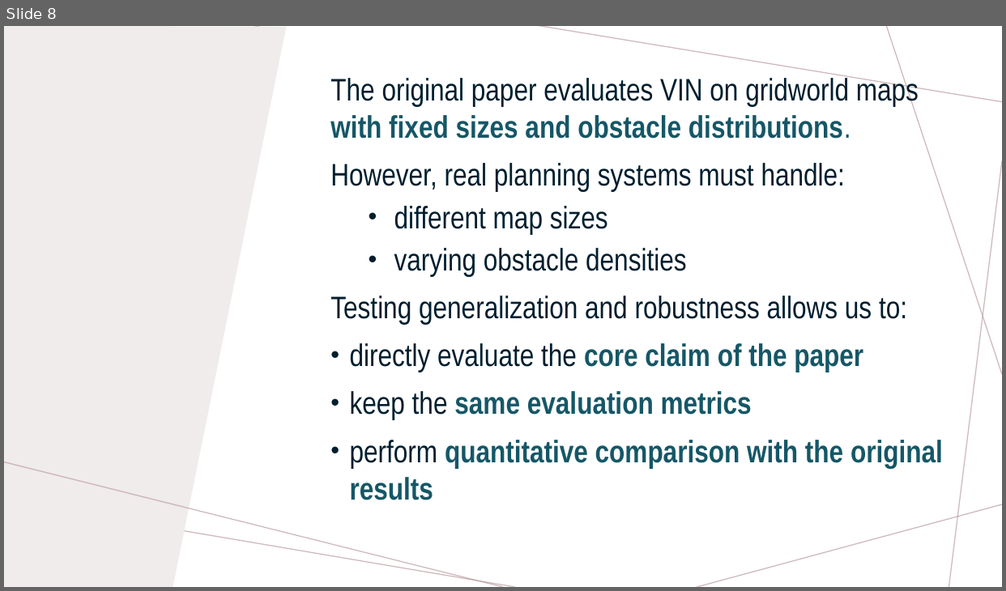
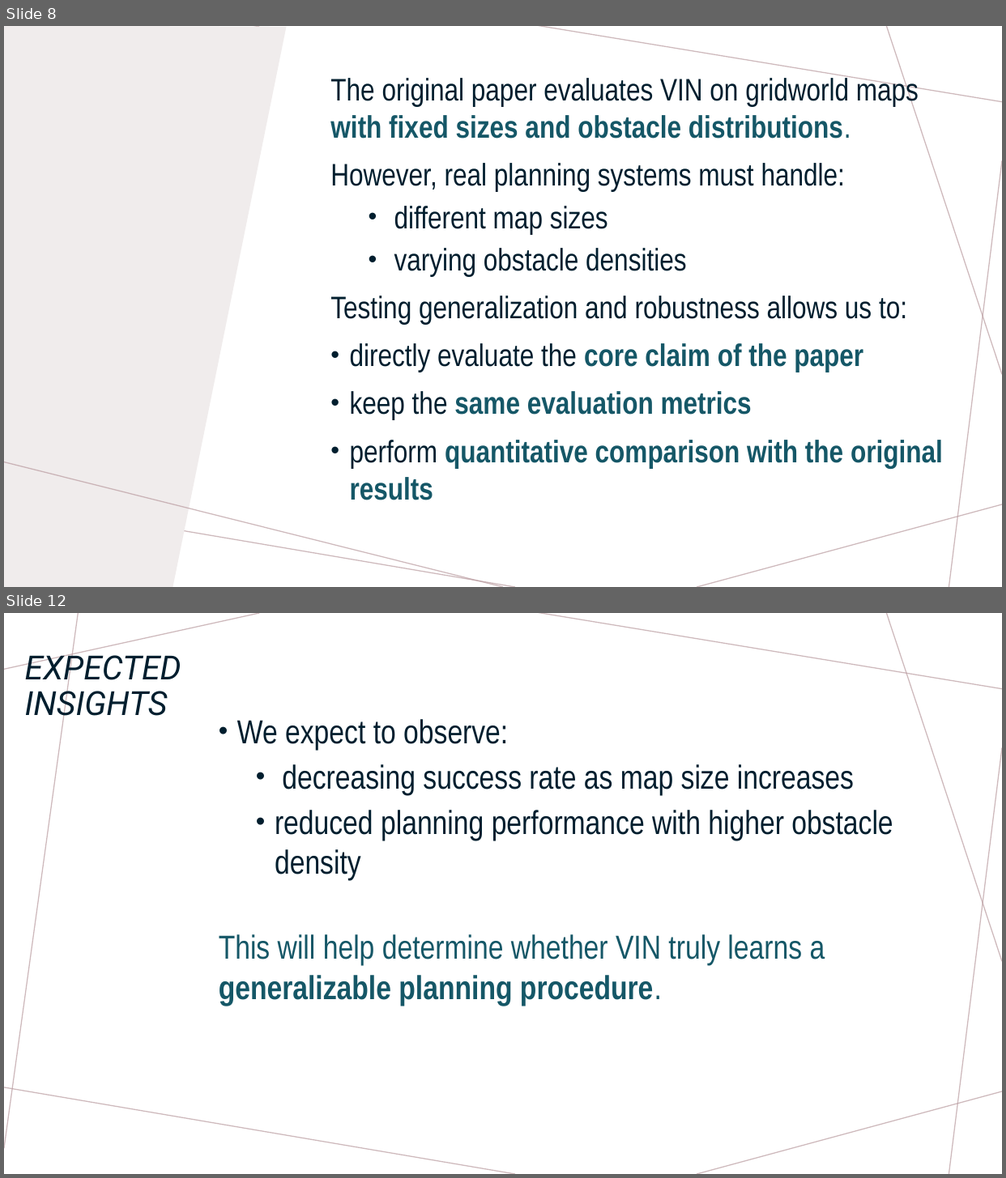
Before and after one commit to GozdeKorpe/pytorch-value-iteration-networks, a slide deck: PROPOSAL.pptx. Shown one above the other, each under a label of ours: slide 8 before the commit, slides 8 and 12 after it; the slides between them are not shown. The pictures are 1006x591 and 1006x1178 pixels, drawn with LibreOffice and Linux fonts; fonts in the diff are those of the drawing. Boxes give left, top, right and bottom in pixels: in the first picture for what was removed or moved away, otherwise in the second. Text is boxed around its words. In the diff, an @@ line names an element or a change of style, - is before the commit and + after.

```diff
--- a/PROPOSAL.pptx
+++ b/PROPOSAL.pptx
@@ slide 12 added at (x1=4, y1=613, x2=1002, y2=1174), background #FFFFFF; not listed: 7 template elements that a slide beside it also shows @@
@@ title added at (x1=25, y1=649, x2=181, y2=724), 32 pt, text #001E2E, italic @@
+EXPECTED INSIGHTS
@@ text added at (x1=219, y1=719, x2=893, y2=1005), 32 pt, text #001E2E @@
+• We expect to observe:
+  • decreasing success rate as map size increases
+  • reduced planning performance with higher obstacle density
+This will help determine whether VIN truly learns a generalizable planning procedure.
```
Also in this commit, not shown: 4 other slides added, 1 slide removed, 2 other files.
